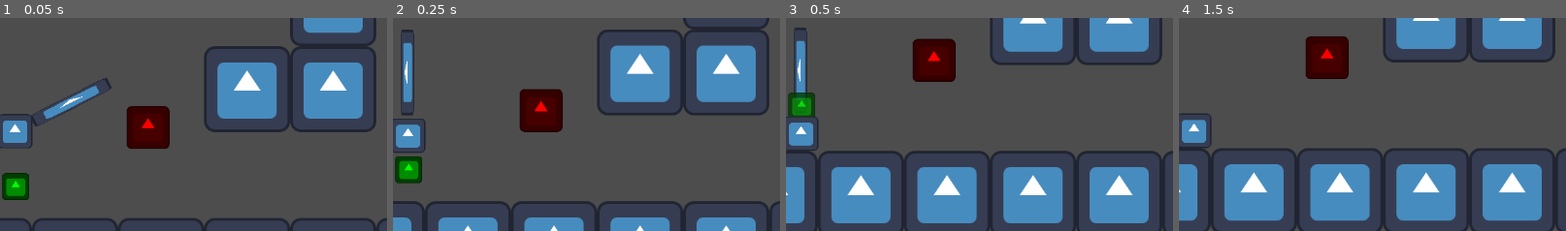
Above: before the commit, frames 1-4 (left to right).
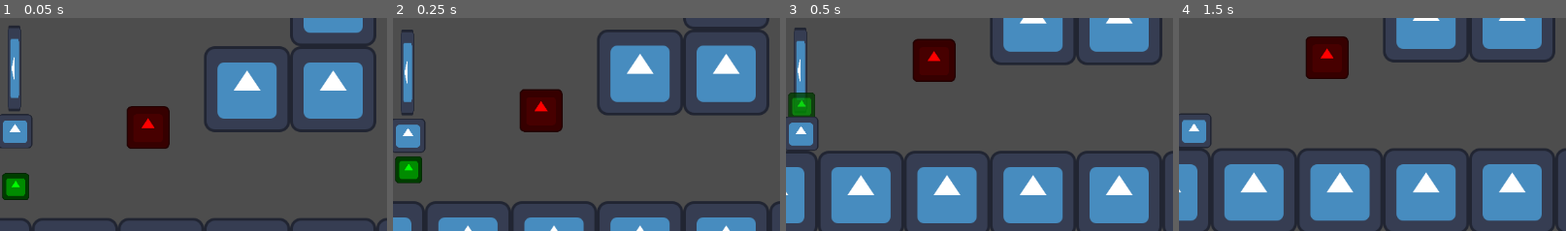
Above: after the commit, the same moments.

Repository: TheHumanMRP/RPG-Life-Tracker
Game: Godot game, scene res://Folders/Systems/Main/Scenes/main_scene.tscn
Two runs of this game, one before a commit and one after it. Both use one fixed random seed, a clock stepped at 60 frames per second and the inputs below. The engine's default icon, where the game draws it, is replaced by a stand-in: a white triangle on a blue panel in a dark square.
Inputs (mouse positions are % of the whole screen's width and height, from its top left):
- Up to frame 1 (0.05 s): no input
- Up to frame 2 (0.25 s): no input
- Up to frame 3 (0.5 s): no input
- Up to frame 4 (1.5 s): drag from (31, 94) to (19, 45) at 0.52 s; drag from (36, 94) to (19, 44) at 1.27 s
The pictures show only the part of the screen within x 48-98%, y 24-74%; the shares and areas given below are measured in that part.

The runs differ from the first frame. In frame 1, 1.8% of the frame differs, in the area x 2-29%, y 3-51%; in frame 2, nothing differs; in frame 3, nothing differs; in frame 4, nothing differs.

Commit message:
Auto commit at 2026-08-08 18:34:04

Diff:
--- a/Folders/Systems/Weapons/sword.gd
+++ b/Folders/Systems/Weapons/sword.gd
@@ -3,14 +3,8 @@
 
 @onready var attack_component: AttackComponent = AttackComponent.new()
 
-var rotation_speed: float = 10.0
-
-var target_angle: float
-
 func _process(delta: float) -> void:
-	target_angle = global_position.angle_to_point(get_global_mouse_position())
-
-	rotation = rotate_toward(rotation, target_angle, rotation_speed * delta)
+	look_at(get_global_mouse_position())
 
 func attack() -> void:
 	var nodes_in_attack_range: Array[Node2D] = self.get_overlapping_bodies()
